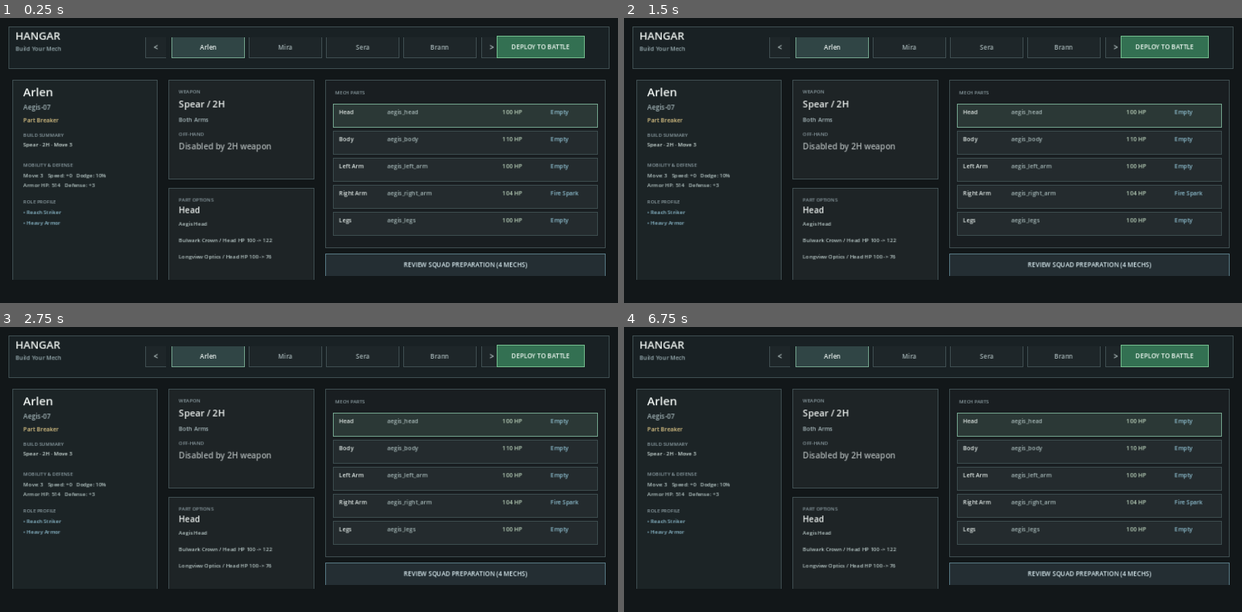
Above: before the commit, frames 1-4 (two rows, left to right).
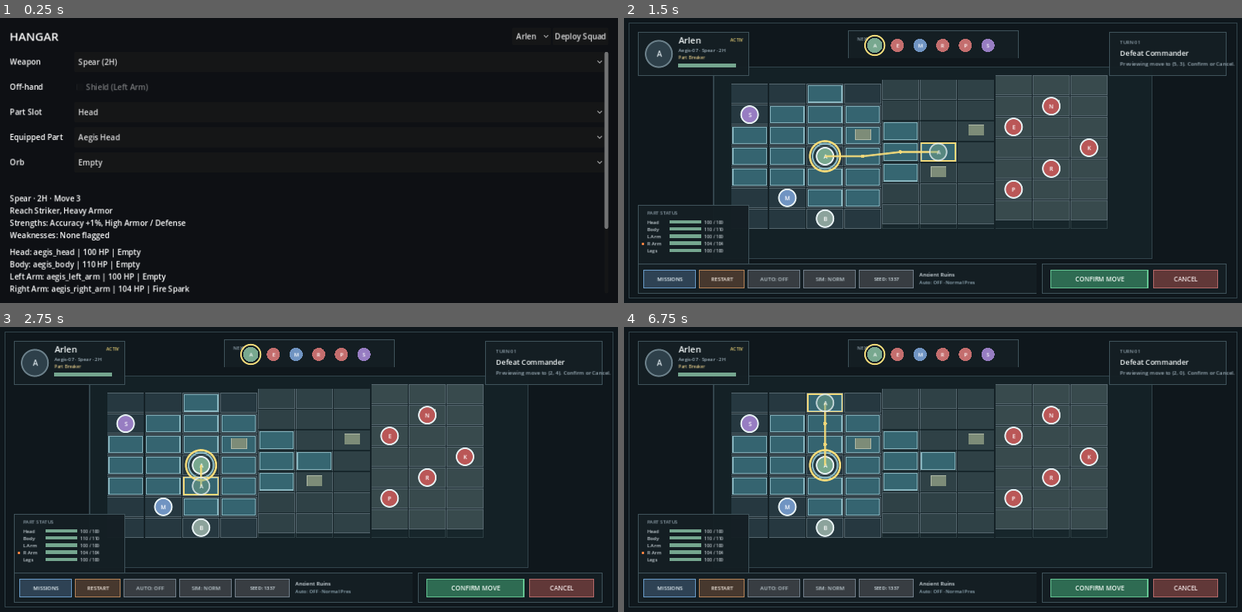
Above: after the commit, the same moments.

Repository: toonnix-github/magic-robot-tactic-war
Game: Godot game, scene res://scenes/preparation_flow.tscn
Same seed, same stepped clock (60 frames per second), same inputs: the game is played once before the commit and once after it. Before the commit the project starts from res://scenes/hangar.tscn.
Inputs (mouse positions are in pixels of both pictures, inside the frame that each line leads up to):
- Up to frame 1 (0.25 s): no input
- Up to frame 2 (1.5 s): click (1204, 35) at 0.5 s, where only the run after the commit has a clickable "Deploy Squad"; tap Enter at 1.25 s; move the mouse to (933, 160) at 1.27 s; click (933, 160) at 1.42 s
- Up to frame 3 (2.75 s): tap Space at 2 s; move the mouse to (185, 483) at 2.02 s; click (185, 483) at 2.17 s
- Up to frame 4 (6.75 s): tap Enter at 2.75, 4.25 s; move the mouse to (994, 406) at 2.77 s; click (994, 406) at 2.92 s; tap Space at 3.5, 5 s; move the mouse to (902, 526) at 3.52 s; click (902, 526) at 3.67 s; move the mouse to (1118, 512) at 4.27 s; click (1118, 512) at 4.42 s; move the mouse to (747, 426) at 5.02 s; click (747, 426) at 5.17 s; move the mouse to (963, 469) at 5.77 s; click (963, 469) at 5.92 s; move the mouse to (840, 398) at 6.52 s; click (840, 398) at 6.67 s

The runs differ from the first frame. In frame 1, 27% of the frame differs, in the area x 1-99%, y 2-97%; in frame 2, 41%; in frame 3, 41%; in frame 4, 41%, in the area x 0-100%, y 1-99%.

Commit message:
fix: address Phase 2 evidence and playable-loop findings (#43)

Diff:
--- a/project.godot
+++ b/project.godot
@@ -6,7 +6,7 @@
 [application]
 
 config/name="Magic Robot Tactic War"
-run/main_scene="res://scenes/hangar.tscn"
+run/main_scene="res://scenes/preparation_flow.tscn"
 
 [display]
 
--- /dev/null
+++ b/scenes/preparation_flow.tscn
@@ -0,0 +1,12 @@
+[gd_scene load_steps=2 format=3]
+
+[ext_resource type="Script" path="res://src/ui/preparation_flow.gd" id="1"]
+
+[node name="PreparationFlow" type="Control"]
+layout_mode = 3
+anchors_preset = 15
+anchor_right = 1.0
+anchor_bottom = 1.0
+grow_horizontal = 2
+grow_vertical = 2
+script = ExtResource("1")
--- a/src/main.gd
+++ b/src/main.gd
@@ -9,6 +9,7 @@
 const BattlePresenterScript := preload("res://src/presentation/battle_presenter.gd")
 const BattleHudScript := preload("res://src/ui/battle_hud.gd")
 const MechBuildModelScript := preload("res://src/data/mech_build_model.gd")
+const Phase2BuildValidationScript := preload("res://src/testing/phase2_build_validation.gd")
 
 const PROTOTYPE_VERSION := "0.1"
 const GRID_COLUMNS := 10
@@ -121,6 +122,7 @@
 var battle_ai = BattleAIScript.new()
 var battle_presenter = BattlePresenterScript.new()
 var battle_hud = BattleHudScript.new()
+var phase2_build_validation = Phase2BuildValidationScript.new()
 
 
 
@@ -3111,3 +3113,16 @@
 	lines.append("Objective evidence confirms the Phase 1 design premise: **Build first, command second**. Preparation, loadout synergy, and weapon choice fundamentally govern combat effectiveness.")
 
 	return "\n".join(lines)
+
+
+func run_phase2_build_validation_suite(custom_seeds: Array = []) -> Dictionary:
+	var simulation = load("res://scenes/main.tscn").instantiate()
+	simulation.visible = false
+	add_child(simulation)
+	var results: Dictionary = phase2_build_validation.run(simulation, custom_seeds)
+	simulation.free()
+	return results
+
+
+func generate_phase2_validation_report_markdown(results: Dictionary) -> String:
+	return phase2_build_validation.report(results)
--- /dev/null
+++ b/src/testing/phase2_build_validation.gd
@@ -0,0 +1,113 @@
+extends RefCounted
+class_name Phase2BuildValidation
+
+func unit_metrics(battle_log: Array, target_unit_id: String) -> Dictionary:
+	var dmg_dealt := 0
+	var dmg_taken := 0
+	var shield_intercepts := 0
+	var current_attacker := ""
+
+	for item in battle_log:
+		var entry: String = str(item)
+		if entry.ends_with(":attack") and not entry.ends_with(":enemy_attack"):
+			var parts: PackedStringArray = entry.split(":")
+			if parts.size() >= 2:
+				current_attacker = parts[0]
+		elif entry.contains(":shield_intercept:"):
+			var parts: PackedStringArray = entry.split(":")
+			if parts.size() >= 3 and parts[0] == target_unit_id:
+				shield_intercepts += 1
+		elif entry.contains(":hit:") or entry.contains(":miss:") or entry.contains(":move:") or entry.contains(":status:") or entry.ends_with(":wait"):
+			current_attacker = ""
+		elif entry.contains(":damage:"):
+			var parts: PackedStringArray = entry.split(":")
+			if parts.size() >= 4:
+				var t_id := parts[0]
+				var amt := int(parts[3])
+				if current_attacker == target_unit_id and t_id != target_unit_id:
+					dmg_dealt += amt
+				elif t_id == target_unit_id:
+					dmg_taken += amt
+
+	return {
+		target_unit_id + "_damage_dealt": dmg_dealt,
+		target_unit_id + "_damage_taken": dmg_taken,
+		target_unit_id + "_shield_intercepts": shield_intercepts,
+	}
+
+
+func run(scene, custom_seeds: Array = []) -> Dictionary:
+	var seeds: Array = custom_seeds if not custom_seeds.is_empty() else scene.BENCHMARK_SEEDS
+	scene.fast_simulation = true
+	scene.enemy_presentation_enabled = false
+	scene.attack_presentation_enabled = false
+	var base: Dictionary = scene.mech_build_model.prototype_builds()
+	var precision: Dictionary = base.duplicate(true)
+	precision["mira"] = {
+		"unit_id": "mira", "pilot": "mira", "mech": "Longview-02", "weapon": "Sniper", "off_hand": "",
+		"parts": {"Head": "longview_head", "Body": "longview_body", "Left Arm": "longview_left_arm", "Right Arm": "longview_right_arm", "Legs": "longview_legs"},
+		"orbs": {"Head": "lightning_r", "Right Arm": "water_r"}
+	}
+	var durable: Dictionary = base.duplicate(true)
+	durable["mira"] = {
+		"unit_id": "mira", "pilot": "mira", "mech": "Longview-Custom", "weapon": "Rifle", "off_hand": "Shield",
+		"parts": {"Head": "aegis_head", "Body": "bulwark_body", "Left Arm": "bulwark_left_arm", "Right Arm": "aegis_right_arm", "Legs": "aegis_legs"},
+		"orbs": {"Right Arm": "fire_sr"}
+	}
+	var configurations := {"mira_precision_fragile": precision, "mira_durable_shield": durable}
+	var results := {"mission": "ancient_ruins", "max_activations": 150, "seeds": seeds.duplicate(), "scenarios": {}}
+	for scenario_id in configurations:
+		var scenario := {"id": scenario_id, "builds": configurations[scenario_id].duplicate(true), "runs": [], "wins": 0, "losses": 0, "unfinished": 0}
+		var totals := {"activations": 0, "mira_survived": 0, "mira_damage_dealt": 0, "mira_damage_taken": 0, "mira_shield_intercepts": 0}
+		for seed_value in seeds:
+			scene._load_mission(results["mission"], false)
+			scene.configure_player_builds(configurations[scenario_id])
+			var battle: Dictionary = scene.run_auto_battle(results["max_activations"], int(seed_value))
+			battle["seed"] = int(seed_value)
+			battle.merge(unit_metrics(battle["turn_log"], "mira"))
+			battle["mira_survived"] = scene._is_unit_in_battle(scene._unit_by_id("mira"))
+			for metric in totals:
+				totals[metric] += int(battle[metric])
+			var outcome: String = str(battle["winner"])
+			scenario["wins" if outcome == "player" else ("losses" if outcome == "enemy" else "unfinished")] += 1
+			scenario["runs"].append(battle)
+		var count := float(seeds.size())
+		scenario["avg_activations"] = totals["activations"] / count
+		scenario["mira_survival_rate"] = totals["mira_survived"] * 100.0 / count
+		scenario["avg_mira_dmg_dealt"] = totals["mira_damage_dealt"] / count
+		scenario["avg_mira_dmg_taken"] = totals["mira_damage_taken"] / count
+		scenario["avg_shield_intercepts"] = totals["mira_shield_intercepts"] / count
+		results["scenarios"][scenario_id] = scenario
+	return results
+
+
+func report(results: Dictionary) -> String:
+	var lines: Array[String] = [
+		"# Phase 2 Build-Fun Validation Report", "",
+		"Evidence: deterministic automated simulation; this report does not grant phase sign-off.",
+		"Human playtest: pending. No human experience or visual readability judgment is claimed.", "",
+		"Reproduce: `godot --headless --path . -s res://tools/run_phase2_validation.gd`.",
+		"Mission: `%s`; original sides; activation limit: %d; seeds: `%s`." % [results["mission"], results["max_activations"], str(results["seeds"])],
+		"Enemy configuration is the mission default. Each run starts fresh; both squads are recorded below.", "",
+		"Damage dealt counts direct attack HP loss (including Shield); later Burn ticks cannot be attributed to their source by the existing log and are excluded. Damage taken includes all logged HP loss, counting Burn once. Intercepts count Mira's redirects, not the whole team's.", ""
+	]
+	for scenario in results["scenarios"].values():
+		lines.append("## %s" % scenario["id"])
+		lines.append("")
+		lines.append("Exact squad configuration:")
+		lines.append("```json\n%s\n```" % JSON.stringify(scenario["builds"], "  "))
+		lines.append("")
+		lines.append("| Seed | Winner | Activations | Mira survived | Damage dealt | Damage taken | Mira intercepts |")
+		lines.append("| --- | --- | --- | --- | --- | --- | --- |")
+		for battle in scenario["runs"]:
+			var winner: String = str(battle["winner"])
+			lines.append("| %d | %s | %d | %s | %d | %d | %d |" % [battle["seed"], winner if not winner.is_empty() else "unfinished", battle["activations"], str(battle["mira_survived"]), battle["mira_damage_dealt"], battle["mira_damage_taken"], battle["mira_shield_intercepts"]])
+		lines.append("")
+		lines.append("Wins: %d; losses: %d; unfinished: %d. Average activations: %.1f; Mira survival: %.1f%%; average direct damage: %.1f; average damage taken: %.1f; average Mira intercepts: %.1f." % [scenario["wins"], scenario["losses"], scenario["unfinished"], scenario["avg_activations"], scenario["mira_survival_rate"], scenario["avg_mira_dmg_dealt"], scenario["avg_mira_dmg_taken"], scenario["avg_shield_intercepts"]])
+		lines.append("")
+	lines.append("## Interpretation and Limits")
+	lines.append("")
+	lines.append("The loadouts change range, durability, Orb effects and arm dependencies together. Differences in these runs cannot be attributed to any one choice. Sniper requires both arms and range planning; Rifle permits Shield in the left arm. These are rule-based tactical implications, not observed human decisions. This sample does not establish universal build superiority or prove that preparation is fun.")
+	lines.append("")
+	lines.append("See [review](../phase2-build-your-mech-progress-review.md) and [human playtest](phase2-human-playtest.md) for verification status and the remaining product review.")
+	return "\n".join(lines) + "\n"
--- /dev/null
+++ b/src/ui/hangar_editor.gd
@@ -0,0 +1,158 @@
+extends MarginContainer
+
+var hangar
+var unit_select := OptionButton.new()
+var weapon_select := OptionButton.new()
+var shield_toggle := CheckBox.new()
+var slot_select := OptionButton.new()
+var part_select := OptionButton.new()
+var orb_select := OptionButton.new()
+var deploy_button := Button.new()
+var summary := Label.new()
+var delta_label := Label.new()
+var parts_label := Label.new()
+const WEAPONS := ["Sword", "Rifle", "Spear", "Sniper"]
+
+
+func setup(model) -> void:
+	hangar = model
+	set_anchors_and_offsets_preset(Control.PRESET_FULL_RECT)
+	for side in ["left", "right", "top", "bottom"]:
+		add_theme_constant_override("margin_" + side, 20)
+	var column := VBoxContainer.new()
+	column.add_theme_constant_override("separation", 14)
+	add_child(column)
+	var header := HBoxContainer.new()
+	column.add_child(header)
+	var title := Label.new()
+	title.text = "HANGAR"
+	title.add_theme_font_size_override("font_size", 24)
+	title.size_flags_horizontal = Control.SIZE_EXPAND_FILL
+	header.add_child(title)
+	for id in hangar.UNIT_IDS:
+		unit_select.add_item(str(id).capitalize())
+	header.add_child(unit_select)
+	deploy_button.text = "Deploy Squad"
+	header.add_child(deploy_button)
+	var scroll := ScrollContainer.new()
+	scroll.size_flags_vertical = Control.SIZE_EXPAND_FILL
+	column.add_child(scroll)
+	var content := VBoxContainer.new()
+	content.size_flags_horizontal = Control.SIZE_EXPAND_FILL
+	content.add_theme_constant_override("separation", 10)
+	scroll.add_child(content)
+	for weapon in WEAPONS:
+		weapon_select.add_item("%s (%s)" % [weapon, hangar.build_model.weapon_handedness(weapon)])
+	_row(content, "Weapon", weapon_select)
+	shield_toggle.text = "Shield (Left Arm)"
+	_row(content, "Off-hand", shield_toggle)
+	for slot in hangar.GameDataScript.PART_NAMES:
+		slot_select.add_item(slot)
+	_row(content, "Part Slot", slot_select)
+	_row(content, "Equipped Part", part_select)
+	_row(content, "Orb", orb_select)
+	for label in [delta_label, summary, parts_label]:
+		label.autowrap_mode = TextServer.AUTOWRAP_WORD_SMART
+		label.size_flags_horizontal = Control.SIZE_EXPAND_FILL
+		content.add_child(label)
+	unit_select.item_selected.connect(_select_unit)
+	weapon_select.item_selected.connect(_select_weapon)
+	shield_toggle.toggled.connect(_select_shield)
+	slot_select.item_selected.connect(_select_slot)
+	part_select.item_selected.connect(_select_part)
+	orb_select.item_selected.connect(_select_orb)
+	deploy_button.pressed.connect(hangar.deploy)
+	refresh()
+
+
+func _row(parent: Control, text: String, control: Control) -> void:
+	var row := HBoxContainer.new()
+	var label := Label.new()
+	label.text = text
+	label.custom_minimum_size.x = 130
+	row.add_child(label)
+	control.size_flags_horizontal = Control.SIZE_EXPAND_FILL
+	if control is OptionButton:
+		control.fit_to_longest_item = false
+	control.custom_minimum_size.y = 42
+	row.add_child(control)
+	parent.add_child(row)
+
+
+func refresh() -> void:
+	var build: Dictionary = hangar.builds[hangar.current_unit_id]
+	unit_select.select(hangar.UNIT_IDS.find(hangar.current_unit_id))
+	weapon_select.select(WEAPONS.find(build["weapon"]))
+	shield_toggle.disabled = hangar.build_model.weapon_handedness(build["weapon"]) == "2H"
+	shield_toggle.set_pressed_no_signal(build.get("off_hand", "") == "Shield")
+	var slot: String = hangar.highlighted_part_name
+	slot_select.select(hangar.GameDataScript.PART_NAMES.find(slot))
+	part_select.clear()
+	for option in hangar.available_part_options(slot):
+		var delta: Dictionary = hangar.preview_part_delta(slot, option["id"])
+		var changes: String = ", ".join(delta.get("display_lines", []))
+		part_select.add_item(str(option["name"]) + (" | " + changes if not changes.is_empty() else ""))
+		var index := part_select.item_count - 1
+		part_select.set_item_metadata(index, option["id"])
+		if option["id"] == build["parts"][slot]:
+			part_select.select(index)
+	orb_select.clear()
+	orb_select.add_item("Empty")
+	orb_select.set_item_metadata(0, "")
+	for orb in hangar.available_orb_options(slot):
+		orb_select.add_item(str(orb.get("name", orb["id"])))
+		var index := orb_select.item_count - 1
+		orb_select.set_item_metadata(index, orb["id"])
+		if orb["id"] == build.get("orbs", {}).get(slot, ""):
+			orb_select.select(index)
+	var signals: Dictionary = hangar.current_build_signals()
+	summary.text = "%s\n%s\nStrengths: %s\nWeaknesses: %s" % [signals.get("summary_line", ""), ", ".join(signals.get("role_tags", [])), ", ".join(signals.get("strengths", [])), ", ".join(signals.get("weaknesses", [])) if not signals.get("weaknesses", []).is_empty() else "None flagged"]
+	var rows: Array[String] = []
+	for row in hangar.part_rows():
+		rows.append("%s: %s | %s | %s" % [row["part_name"], row["part_id"], row["durability"], row["orb_state"]])
+	parts_label.text = "\n".join(rows)
+	parts_label.text += "\n\nSQUAD\n"
+	for unit in hangar.squad_overview():
+		parts_label.text += "%s: %s\n" % [unit["pilot"], unit["summary_line"]]
+
+
+func _select_unit(index: int) -> void:
+	hangar.select_unit(hangar.UNIT_IDS[index])
+	delta_label.text = ""
+	refresh()
+
+
+func _select_weapon(index: int) -> void:
+	var build: Dictionary = hangar.builds[hangar.current_unit_id].duplicate(true)
+	build["weapon"] = WEAPONS[index]
+	hangar.builds[hangar.current_unit_id] = hangar.build_model.normalize_build(build, hangar.GameDataScript.WEAPON_DATA, hangar.GameDataScript.ORB_DATA)
+	refresh()
+
+
+func _select_shield(enabled: bool) -> void:
+	if not shield_toggle.disabled:
+		hangar.builds[hangar.current_unit_id]["off_hand"] = "Shield" if enabled else ""
+	refresh()
+
+
+func _select_slot(index: int) -> void:
+	hangar.highlight_part(hangar.GameDataScript.PART_NAMES[index])
+	delta_label.text = ""
+	refresh()
+
+
+func _select_part(index: int) -> void:
+	var id: String = part_select.get_item_metadata(index)
+	var delta: Dictionary = hangar.preview_part_delta(hangar.highlighted_part_name, id)
+	delta_label.text = ", ".join(delta.get("display_lines", []))
+	hangar.swap_part(hangar.highlighted_part_name, id)
+	refresh()
+
+
+func _select_orb(index: int) -> void:
+	var id: String = orb_select.get_item_metadata(index)
+	if id.is_empty():
+		hangar.remove_orb(hangar.highlighted_part_name)
+	else:
+		hangar.install_orb(hangar.highlighted_part_name, id)
+	refresh()
--- /dev/null
+++ b/src/ui/preparation_flow.gd
@@ -0,0 +1,50 @@
+extends Control
+
+const HangarScript := preload("res://src/ui/hangar_screen.gd")
+const HangarEditorScript := preload("res://src/ui/hangar_editor.gd")
+var hangar
+var editor
+var battle
+var return_button := Button.new()
+
+
+func _ready() -> void:
+	hangar = HangarScript.new()
+	hangar.visible = false
+	add_child(hangar)
+	editor = HangarEditorScript.new()
+	add_child(editor)
+	editor.setup(hangar)
+	hangar.deploy_requested.connect(_deploy)
+	return_button.text = "Result - Return to Hangar"
+	return_button.position = Vector2(460, 90)
+	return_button.size = Vector2(350, 44)
+	return_button.visible = false
+	return_button.pressed.connect(_return_to_hangar)
+	add_child(return_button)
+
+
+func _deploy(loadouts: Dictionary) -> void:
+	if battle != null:
+		return
+	battle = load("res://scenes/main.tscn").instantiate()
+	add_child(battle)
+	battle.configure_player_loadouts(loadouts)
+	editor.hide()
+	move_child(return_button, get_child_count() - 1)
+
+
+func _process(_delta: float) -> void:
+	return_button.visible = battle != null and battle._is_battle_over() and not battle._is_activating
+	if return_button.visible:
+		return_button.text = "%s - Return to Hangar" % ("Victory" if battle._battle_winner() == "player" else "Defeat")
+
+
+func _return_to_hangar() -> void:
+	if battle == null or not battle._is_battle_over():
+		return
+	battle.queue_free()
+	battle = null
+	return_button.hide()
+	editor.refresh()
+	editor.show()
--- a/tests/godot/battle_milestone_test.gd
+++ b/tests/godot/battle_milestone_test.gd
@@ -118,6 +118,7 @@
 	_run_phase2_build_summary_and_signals_acceptance(scene)
 	_run_phase2_squad_deploy_builds_acceptance(scene)
 	_run_phase2_current_vs_inspected_hud_acceptance(scene)
+	await _run_phase2_build_fun_validation_acceptance(scene)
 
 	if _failures.is_empty():
 
@@ -3499,6 +3500,90 @@
 	_assert_equal(current["id"], "arlen", "#42: current unit remains intact")
 
 
+func _run_phase2_build_fun_validation_acceptance(scene: Control) -> void:
+	_test_phase2_build_validation_methods_exist(scene)
+	_test_phase2_mira_build_comparison(scene)
+	await _test_phase2_playable_flow()
+
+
+func _test_phase2_playable_flow() -> void:
+	var path := "res://scenes/preparation_flow.tscn"
+	_assert_true(ResourceLoader.exists(path), "#43: playable preparation entry scene exists")
+	if not ResourceLoader.exists(path):
+		return
+	var flow = load(path).instantiate()
+	root.add_child(flow)
+	await process_frame
+	var editor = flow.editor
+	editor.unit_select.item_selected.emit(1)
+	_assert_equal(flow.hangar.current_unit_id, "mira", "#43: actual selector changes unit")
+	editor.weapon_select.item_selected.emit(1)
+	_assert_equal(flow.hangar.builds["mira"]["weapon"], "Rifle", "#43: actual weapon control changes build")
+	editor.shield_toggle.toggled.emit(true)
+	_assert_equal(flow.hangar.builds["mira"]["off_hand"], "Shield", "#43: actual off-hand control changes build")
+	editor.part_select.item_selected.emit(1)
+	editor.orb_select.item_selected.emit(1)
+	var chosen_part: String = editor.part_select.get_item_metadata(1)
+	_assert_equal(flow.hangar.builds["mira"]["parts"]["Head"], chosen_part, "#43: part control applies selection")
+	_assert_true(flow.hangar.builds["mira"]["orbs"].has("Head"), "#43: Orb control installs selected Orb")
+	var chosen: Dictionary = flow.hangar.builds.duplicate(true)
+	editor.deploy_button.pressed.emit()
+	_assert_true(flow.battle != null, "#43: Deploy opens a battle")
+	_assert_equal(flow.battle._unit_by_id("mira")["weapon"], "Rifle", "#43: actual deploy transfers equipment")
+	flow.battle.run_auto_battle(150, 42)
+	flow._process(0.0)
+	_assert_true(flow.return_button.visible, "#43: completed battle offers return")
+	flow.return_button.pressed.emit()
+	_assert_equal(flow.hangar.builds, chosen, "#43: return preserves prepared squad")
+	_assert_true(flow.editor.visible, "#43: result returns to editable Hangar")
+	editor.weapon_select.item_selected.emit(3)
+	_assert_equal(flow.hangar.builds["mira"]["off_hand"], "", "#43: 2H selection clears Shield")
+	_assert_true(editor.shield_toggle.disabled, "#43: 2H disables Shield control")
+	editor.orb_select.item_selected.emit(0)
+	_assert_false(flow.hangar.builds["mira"]["orbs"].has("Head"), "#43: Empty removes Orb")
+	editor.slot_select.item_selected.emit(4)
+	_assert_equal(flow.hangar.highlighted_part_name, "Legs", "#43: all part slots are selectable")
+	flow.free()
+
+
+func _test_phase2_build_validation_methods_exist(scene: Control) -> void:
+	_assert_true(scene.has_method("run_phase2_build_validation_suite"), "#43: scene has run_phase2_build_validation_suite")
+	_assert_true(scene.has_method("generate_phase2_validation_report_markdown"), "#43: scene has generate_phase2_validation_report_markdown")
+
+
+func _test_phase2_mira_build_comparison(scene: Control) -> void:
+	var before_units: Array = scene.units.duplicate(true)
+	var results: Dictionary = scene.run_phase2_build_validation_suite([42, 101])
+	_assert_equal(scene.units, before_units, "#43: validation preserves the caller's battle")
+	_assert_true(results.has("scenarios"), "#43: results contains scenarios")
+	var scenarios: Dictionary = results.get("scenarios", {})
+	_assert_true(scenarios.has("mira_precision_fragile"), "#43: results contains mira_precision_fragile")
+	_assert_true(scenarios.has("mira_durable_shield"), "#43: results contains mira_durable_shield")
+	var report_md: String = scene.generate_phase2_validation_report_markdown(results)
+	_assert_true(report_md.contains("Phase 2 Build-Fun Validation Report"), "#43: markdown report has correct header")
+	_assert_true(report_md.contains("mira_precision_fragile"), "#43: markdown report covers Build A")
+	_assert_true(report_md.contains("mira_durable_shield"), "#43: markdown report covers Build B")
+	_assert_false(report_md.contains("implemented and verified green"), "#43: generator cannot grant sign-off")
+	_assert_true(report_md.contains("Human playtest: pending"), "#43: report labels missing human evidence")
+	for scenario in scenarios.values():
+		_assert_true(float(scenario.get("avg_mira_dmg_dealt", 0)) > 0, "#43: real attack damage is measured")
+		_assert_true(scenario.has("builds"), "#43: exact squad configuration is retained")
+		for run in scenario["runs"]:
+			_assert_true(run.has("mira_damage_taken"), "#43: per-seed evidence is retained")
+	var helper_path := "res://src/testing/phase2_build_validation.gd"
+	if ResourceLoader.exists(helper_path):
+		var helper = load(helper_path).new()
+		var metrics: Dictionary = helper.unit_metrics([
+			"mira:attack", "enemy:damage:Shield:7", "enemy:damage:Body:13", "mira:hit:enemy",
+			"enemy:damage:Body:3", "enemy:status:Burn:3",
+			"enemy:attack", "mira:damage:Body:9", "enemy:hit:mira",
+			"mira:damage:Body:3", "mira:status:Burn:3", "mira:shield_intercept:arlen"
+		], "mira")
+		_assert_equal(metrics["mira_damage_dealt"], 20, "#43: direct damage includes Shield but excludes later Burn")
+		_assert_equal(metrics["mira_damage_taken"], 12, "#43: Burn damage counted once")
+		_assert_equal(metrics["mira_shield_intercepts"], 1, "#43: intercepts belong to Mira")
+
+
 func _assert_true(actual: bool, message: String) -> void:
 
 
--- /dev/null
+++ b/tools/capture_phase2_flow.gd
@@ -0,0 +1,31 @@
+extends SceneTree
+
+
+func _init() -> void:
+	call_deferred("_run")
+
+
+func _run() -> void:
+	var flow = load("res://scenes/preparation_flow.tscn").instantiate()
+	root.add_child(flow)
+	flow.editor.unit_select.item_selected.emit(1)
+	flow.editor.weapon_select.item_selected.emit(1)
+	flow.editor.shield_toggle.toggled.emit(true)
+	for viewport_size in [Vector2i(1280, 590), Vector2i(844, 390)]:
+		root.size = viewport_size
+		DisplayServer.window_set_size(viewport_size)
+		await process_frame
+		await process_frame
+		await RenderingServer.frame_post_draw
+		root.get_texture().get_image().save_png("user://phase2-hangar-%d.png" % viewport_size.x)
+	flow.editor.deploy_button.pressed.emit()
+	await process_frame
+	await process_frame
+	await RenderingServer.frame_post_draw
+	root.get_texture().get_image().save_png("user://phase2-battle.png")
+	flow.battle.run_auto_battle(150, 42)
+	await process_frame
+	await RenderingServer.frame_post_draw
+	root.get_texture().get_image().save_png("user://phase2-result.png")
+	print("Phase 2 screenshots: ", OS.get_user_data_dir())
+	quit(0)
--- /dev/null
+++ b/tools/run_phase2_validation.gd
@@ -0,0 +1,21 @@
+extends SceneTree
+
+
+func _init() -> void:
+	call_deferred("_run")
+
+
+func _run() -> void:
+	var scene = load("res://scenes/main.tscn").instantiate()
+	root.add_child(scene)
+	var results: Dictionary = scene.run_phase2_build_validation_suite()
+	var markdown: String = scene.generate_phase2_validation_report_markdown(results)
+	var file := FileAccess.open("res://docs/playtest/phase2-build-fun-validation-report.md", FileAccess.WRITE)
+	if file == null:
+		push_error("Cannot write Phase 2 validation report: %s" % FileAccess.get_open_error())
+		quit(1)
+		return
+	file.store_string(markdown)
+	file.close()
+	print(markdown)
+	quit(0)
Not shown, added: docs/ui/battle-screen-v0.1.svg.import
Not shown, added: src/ai/battle_ai.gd.uid
Not shown, added: src/combat/combat_controller.gd.uid
Not shown, added: src/combat/grid_controller.gd.uid
Not shown, added: src/data/game_data.gd.uid
Not shown, added: src/data/mech_build_model.gd.uid
Not shown, added: src/main.gd.uid
Not shown, added: src/presentation/battle_presenter.gd.uid
Not shown, added: src/testing/phase2_build_validation.gd.uid
Not shown, added: src/ui/battle_hud.gd.uid
Not shown, added: src/ui/hangar_screen.gd.uid
Not shown, added: tests/godot/battle_milestone_test.gd.uid
(and 12 more such lines)
